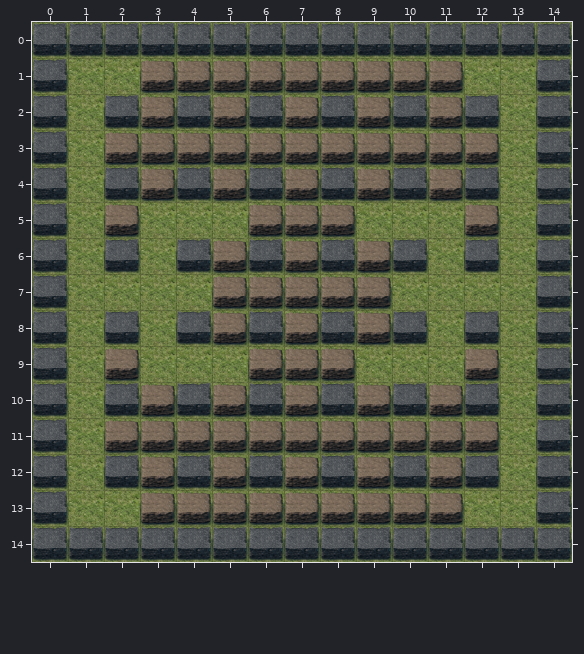
Two versions of a level (Tiled map, res/levels/1/map.tmx). Above, as it was before the edit.
Cells are 64x64 px. Shown: x 0..14, y 0..14.
The same view after the edit:
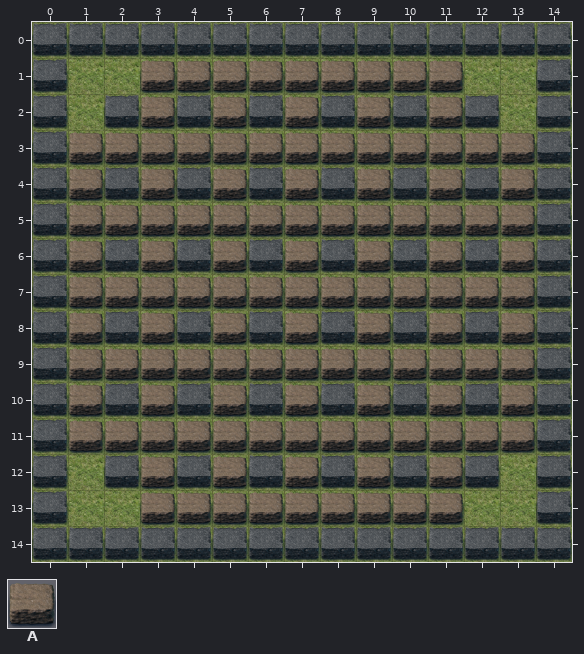
Key: from "bomber_tileset": A 1.
_ is an empty cell, . an unchanged one.
Difference:
--- layer "blocks"
@@ x 1..13 @@
- 3 _..........._
- 4 _..........._
- 5 _.___...___._
- 6 _._......._._
- 7 ____.....____
- 8 _._......._._
- 9 _.___...___._
-10 _..........._
-11 _..........._
+ 3 A...........A
+ 4 A...........A
+ 5 A.AAA...AAA.A
+ 6 A.A.......A.A
+ 7 AAAA.....AAAA
+ 8 A.A.......A.A
+ 9 A.AAA...AAA.A
+10 A...........A
+11 A...........A
